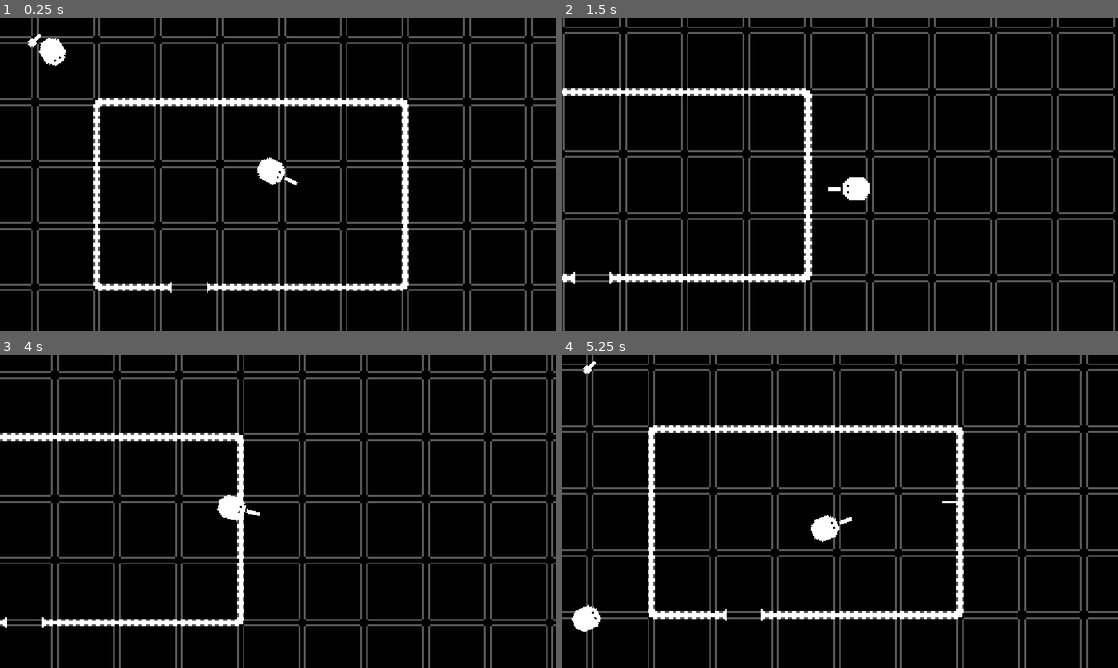
Above: before the commit, frames 1-4 (two rows, left to right).
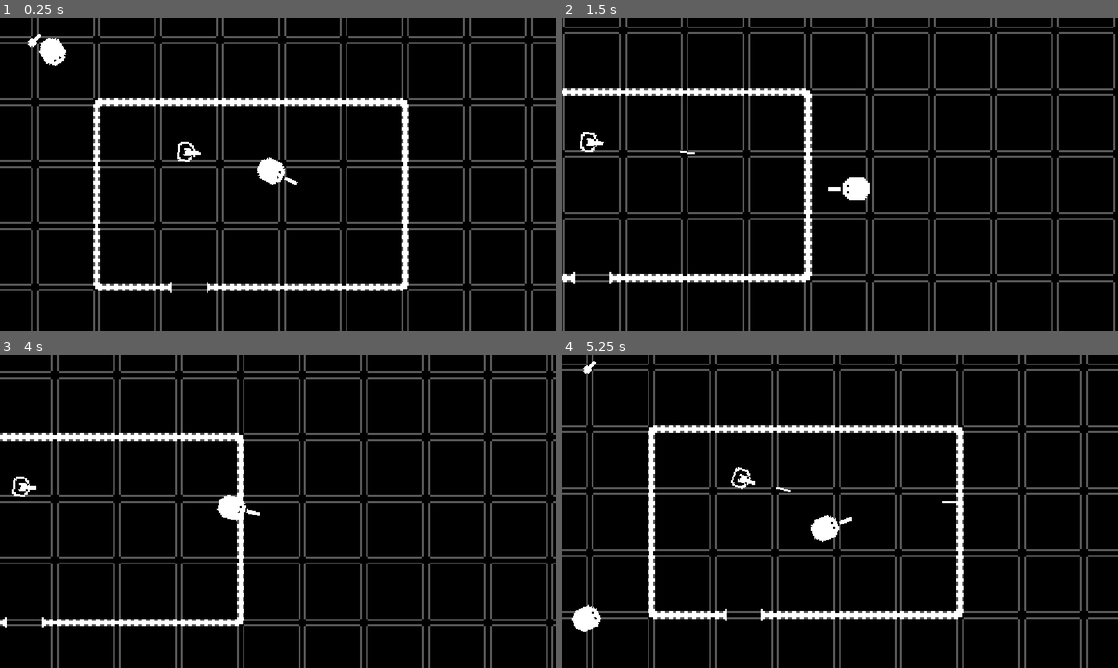
Above: after the commit, the same moments.

Repository: AthertonRoamer/GMTK2026CountDown
Game: Godot game, scene res://framework/main/main.tscn
The game is run twice, just before and just after one commit, with the same random seed, the same clock (stepped at 60 frames per second) and the same inputs.
Inputs (mouse positions are in pixels of both pictures, inside the frame that each line leads up to):
- Up to frame 1 (0.25 s): no input
- Up to frame 2 (1.5 s): move the mouse to (962, 158) at 0.52 s; hold D (walk_right) 0.53-1.28 s; tap Space (dash) at 0.6 s; move the mouse to (728, 190) at 1.27 s; hold S (walk_down) from 1.28 s (still down); tap R (grab) at 1.35 s
- Up to frame 3 (4 s): move the mouse to (333, 442) at 2.02 s; release S (walk_down) at 2.03 s; press the mouse at (333, 442) at 2.03 s; hold D (walk_right) 2.03-2.78 s; move the mouse to (250, 574) at 2.77 s; release the mouse at (250, 574) at 2.78 s; hold W (walk_up) 2.78-3.53 s; right-click (250, 574) at 2.85 s; move the mouse to (444, 558) at 3.52 s; hold A (walk_left) from 3.53 s (still down); tap Space (dash) at 3.6 s
- Up to frame 4 (5.25 s): move the mouse to (673, 464) at 4.27 s; tap R (grab) at 4.35 s; move the mouse to (867, 511) at 5.02 s; release A (walk_left) at 5.03 s; press the mouse at (867, 511) at 5.03 s; hold S (walk_down) from 5.03 s (still down)

The runs differ from the first frame. In frame 1, 0.1% of the frame differs, in the area x 31-37%, y 39-46%; in frame 2, 0.1%; in frame 3, 0.1%; in frame 4, 0.1%, in the area x 30-42%, y 35-44%.

Commit message:
Added some enemy states

Diff:
--- a/enemies/basic_enemy/basic_enemy.tscn
+++ b/enemies/basic_enemy/basic_enemy.tscn
@@ -4,10 +4,20 @@
 [ext_resource type="Script" uid="uid://c44emcy87bdaj" path="res://enemies/basic_enemy/basic_enemy.gd" id="1_yx0l5"]
 [ext_resource type="Script" uid="uid://camaetxvhn1xp" path="res://state_machine/state_machine.gd" id="3_xuk7h"]
 [ext_resource type="Script" uid="uid://d283prp6rq2e5" path="res://enemies/basic_enemy/patrol.gd" id="4_xuk7h"]
+[ext_resource type="Script" uid="uid://bmxbkjwgjd5bf" path="res://enemies/navigation/obstacle_detector/obstacle_detector.gd" id="5_m6spd"]
+[ext_resource type="Script" uid="uid://b41jf4g1ryyc2" path="res://enemies/basic_enemy/basic_fight_state.gd" id="5_u66kj"]
+[ext_resource type="Script" uid="uid://bpxb3pqe38h51" path="res://enemies/basic_enemy/basic_pursue_state.gd" id="6_fwb20"]
+[ext_resource type="Script" uid="uid://dckjuo2vl78xe" path="res://projectile/generic_gun.gd" id="8_hpkks"]
 
 [sub_resource type="CapsuleShape2D" id="CapsuleShape2D_pefxb"]
 radius = 24.0
 height = 58.0
+
+[sub_resource type="CircleShape2D" id="CircleShape2D_m6spd"]
+
+[sub_resource type="AtlasTexture" id="AtlasTexture_pefxb"]
+atlas = ExtResource("1_lbl0g")
+region = Rect2(224, 0, 32, 32)
 
 [node name="BasicEnemy" type="CharacterBody2D" unique_id=447549324]
 script = ExtResource("1_yx0l5")
@@ -32,3 +42,33 @@
 id = "patrol"
 first_active_state = true
 metadata/_custom_type_script = "uid://bvrnag0q3unxj"
+
+[node name="BasicFightState" type="Node" parent="StateMachine" unique_id=1847931963]
+script = ExtResource("5_u66kj")
+id = "fight"
+metadata/_custom_type_script = "uid://bvrnag0q3unxj"
+
+[node name="BasicPursueState" type="Node" parent="StateMachine" unique_id=583640909]
+script = ExtResource("6_fwb20")
+id = "pursue"
+metadata/_custom_type_script = "uid://bvrnag0q3unxj"
+
+[node name="ObstacleDetector" type="Node2D" parent="." unique_id=1882987302]
+script = ExtResource("5_m6spd")
+
+[node name="VisionArea" type="Area2D" parent="." unique_id=526051497]
+
+[node name="CollisionShape2D" type="CollisionShape2D" parent="VisionArea" unique_id=1466684124]
+shape = SubResource("CircleShape2D_m6spd")
+
+[node name="ShootRayCast2D" type="RayCast2D" parent="." unique_id=1388693341]
+
+[node name="CanSeePlayerRayCast2D" type="RayCast2D" parent="." unique_id=68786376]
+
+[node name="GenericGun" type="Node2D" parent="." unique_id=1967613015]
+position = Vector2(19, 0)
+script = ExtResource("8_hpkks")
+bullet_texture = SubResource("AtlasTexture_pefxb")
+speed = 300.0
+cool_down_time = 1.0
+metadata/_custom_type_script = "uid://dckjuo2vl78xe"
--- /dev/null
+++ b/enemies/basic_enemy/basic_fight_state.gd
@@ -0,0 +1,7 @@
+class_name BasicFightState
+extends State
+
+func process_state(delta : float) -> void:
+	get_patron().rotate_toward_player(delta)
+	if get_patron().can_hit_player():
+			get_patron().fire()
--- /dev/null
+++ b/enemies/basic_enemy/basic_pursue_state.gd
@@ -0,0 +1,15 @@
+class_name BasicPursueState
+extends State
+
+@export var face_walk_direction : bool = true
+
+func process_state(delta : float) -> void:
+	var walk_direction : Vector2
+	var desired_direction = get_patron().global_position.direction_to(get_patron().last_known_player_position)
+	if face_walk_direction:
+		walk_direction = Vector2.RIGHT.rotated(get_patron().rotation)
+	else:
+		walk_direction = desired_direction
+	get_patron().velocity = get_patron().walk_speed * walk_direction
+	get_patron().move_and_slide()
+	(get_patron() as Enemy).rotate_toward_direction(desired_direction, delta)
--- a/enemies/enemy.gd
+++ b/enemies/enemy.gd
@@ -6,7 +6,9 @@
 @export var walk_speed : float = 250
 @export var rotation_speed : float = 400
 @export var route : Node2D
+@export var sight_range : float = 400
 var current_direction : Vector2 = Vector2.RIGHT
+var last_known_player_position : Vector2
 
 var starting_health : float = 100
 var health = starting_health:
@@ -19,6 +21,8 @@
 
 
 func _ready() -> void:
+	$VisionArea/CollisionShape2D.shape.radius = sight_range
+	$ShootRayCast2D.target_position = Vector2.RIGHT * sight_range
 	add_to_group("damageable")
 
 
@@ -33,6 +37,55 @@
 
 func _physics_process(_delta) -> void:
 	global_rotation = current_direction.angle()
+	set_state()
+
+
+func set_state() -> void:
+	if can_see_player():
+		last_known_player_position = get_player().global_position
+		($StateMachine as StateMachine).set_state("fight")
+	elif ($StateMachine as StateMachine).active_state.id == "fight":
+		$StateMachine.set_state("pursue")
+	elif $StateMachine.active_state.id == "pursue":
+		if global_position.distance_to(last_known_player_position) < 20:
+			$StateMachine.set_state("patrol")
+
+func fire():
+	$GenericGun.projectile_direction = Vector2.RIGHT.rotated(rotation)
+	$GenericGun.fire()
+
+
+func can_hit_player() -> bool:
+	if not can_see_player():
+		return false
+	var player : Player = get_player()
+	if $ShootRayCast2D.get_collider() != player:
+		return false
+	return abs(global_position.direction_to(player.global_position).angle_to(Vector2.RIGHT.rotated(rotation))) < PI/32
+
+
+func get_player() -> Node2D:
+	for body in $VisionArea.get_overlapping_bodies():
+		if body is Player:
+			return body
+	return null
+
+
+func rotate_toward_player(delta : float) -> void:
+	if not can_see_player():
+		return
+	var player : Player = get_player()
+	rotate_toward_direction(global_position.direction_to(player.global_position), delta)
+	global_rotation = current_direction.angle()
+
+
+func can_see_player() -> bool:
+	var player = get_player()
+	if player == null:
+		return false
+	$CanSeePlayerRayCast2D.target_position = to_local(player.global_position)
+	$CanSeePlayerRayCast2D.force_raycast_update()
+	return $CanSeePlayerRayCast2D.get_collider() == player
 
 
 func take_damage(dmg, _dmg_type : String = "default") -> void:
--- /dev/null
+++ b/enemies/navigation/obstacle_detector/obstacle_detector.gd
@@ -0,0 +1,35 @@
+class_name ObstacleDetector
+extends Node2D
+
+@export var ray_count : int = 16
+@export var ray_length : float = 50
+
+var rays : Array[RayCast2D]
+
+func _ready() -> void:
+	var angle : float = 2 * PI / ray_count
+	for i in range(ray_count):
+		add_ray(angle * i)
+
+
+func _process(_delta: float) -> void:
+	global_rotation = 0
+
+
+func add_ray(angle : float = 0) -> void:
+	var dir : Vector2 = Vector2.RIGHT.rotated(angle)
+	var point : Vector2 = dir * ray_length
+	var ray : RayCast2D = RayCast2D.new()
+	#ray.set_collision_mask_value(1, false)
+	ray.set_collision_mask_value(2, true)
+	ray.target_position = point
+	add_child(ray)
+	rays.append(ray)
+
+
+func get_colliding_rays() -> Array[RayCast2D]:
+	return rays.filter(is_ray_colliding)
+
+
+func is_ray_colliding(ray : RayCast2D) -> bool:
+	return ray.is_colliding()
--- /dev/null
+++ b/enemies/navigation/weight_system/weight.gd
@@ -0,0 +1,24 @@
+class_name Weight
+extends RefCounted
+
+var value : float = 0
+var normal : Vector2
+var blocked : bool = false
+var blocked_threshhold_angle : float = 40
+
+
+func reset() -> void:
+	value = 0
+	blocked = false
+
+
+func register_normal(other_normal : Vector2, weight : float = 1) -> void:
+	var new_value : float = (other_normal.dot(normal)) * weight
+	if new_value > 0 or true:
+		value += new_value
+
+
+func register_blocked_normal(blocked_normal : Vector2, angle : float = -1) -> void:
+	if angle < 0:
+		angle = blocked_threshhold_angle
+	blocked = abs(normal.angle_to(blocked_normal)) < deg_to_rad(angle) or blocked
--- /dev/null
+++ b/enemies/navigation/weight_system/weight_debugger/weight_debugger.gd
@@ -0,0 +1,28 @@
+class_name WeightDegugger
+extends Node2D
+
+@export var circle_color : Color = Color.BLUE
+@export var highest_color : Color = Color.LIGHT_GREEN
+var weight_system : WeightSystem = WeightSystem.new()
+@export var scale_factor : float = 200
+
+func _ready() -> void:
+	weight_system = get_parent().weight_system
+
+
+func _process(_delta: float) -> void:
+	queue_redraw()
+	global_rotation = 0
+
+
+func _draw() -> void:
+	var highest_weight : Weight = weight_system.get_heaviest_weight()
+	for weight in weight_system.weights:
+			#draw_line(Vector2.ZERO, weight.normal * scale_factor, circle_color, 1.0)
+			var color : Color = Color.GREEN if weight.value > 0 else Color.RED
+			if weight.blocked:
+				draw_line(Vector2.ZERO, weight.normal * 0.5 * scale_factor, Color.ORANGE, 1.0)
+			else:
+				if weight == highest_weight:
+					color = highest_color
+				draw_line(Vector2.ZERO, weight.normal * abs(weight.value) * scale_factor, color, 1.0)
--- /dev/null
+++ b/enemies/navigation/weight_system/weight_debugger/weight_debugger.tscn
@@ -0,0 +1,8 @@
+[gd_scene format=3 uid="uid://bw1jqqaydcxqo"]
+
+[ext_resource type="Script" uid="uid://nygbh7vbp66f" path="res://enemies/navigation/weight_system/weight_debugger/weight_debugger.gd" id="1_n5qic"]
+
+[node name="WeightDebugger" type="Node2D" unique_id=962668870]
+script = ExtResource("1_n5qic")
+highest_color = Color(0, 0, 0.686275, 1)
+scale_factor = 50.0
--- /dev/null
+++ b/enemies/navigation/weight_system/weight_system.gd
@@ -0,0 +1,61 @@
+class_name WeightSystem
+extends RefCounted
+
+var weight_count : int = 16
+var weights : Array[Weight]
+
+func _init() -> void:
+	create_weights()
+
+
+func create_weights() -> void:
+	var angle : float = 2 * PI / weight_count
+	for i in range(weight_count):
+		add_weight(Vector2.RIGHT.rotated(angle * i))
+
+
+func add_weight(v : Vector2) -> void:
+	var weight : Weight = Weight.new()
+	weight.normal = v
+	weights.append(weight)
+
+
+func register_normal(normal : Vector2, weight : float = 1) -> void:
+	for w in weights:
+		w.register_normal(normal, weight)
+
+
+func register_blocked_normal(normal : Vector2, angle : float = -1) -> void:
+	for w in weights:
+		w.register_blocked_normal(normal, angle)
+
+
+func reset_weights() -> void:
+	for w in weights:
+		w.reset()
+
+
+func get_heaviest_weight(tiebreaker : Vector2 = Vector2.ZERO) -> Weight:
+	tiebreaker = tiebreaker.normalized()
+	var heaviest : Weight = weights[0]
+	for w in weights:
+		if w.blocked:
+			if heaviest.blocked and tiebreaker != Vector2.ZERO:
+				if abs(w.normal.angle_to(tiebreaker)) < abs(heaviest.normal.angle_to(tiebreaker)):
+					heaviest = w
+			else:
+				continue
+		else:
+			if heaviest.blocked:
+				heaviest = w
+				continue
+		if tiebreaker == Vector2.ZERO:
+			if w.value > heaviest.value:
+				heaviest = w
+		else:
+			if w.value > heaviest.value:
+				heaviest = w
+			elif is_equal_approx(w.value, heaviest.value):
+				if abs(w.normal.angle_to(tiebreaker)) < abs(heaviest.normal.angle_to(tiebreaker)):
+					heaviest = w
+	return heaviest
--- a/enemies/turrets/turret.gd
+++ b/enemies/turrets/turret.gd
@@ -17,26 +17,35 @@
 
 func _ready() -> void:
 	$VisionArea/CollisionShape2D.shape.radius = sight_range
-	$RayCast2D.target_position = Vector2.RIGHT * sight_range
+	$ShootRayCast2D.target_position = Vector2.RIGHT * sight_range
 	add_to_group("damageable")
 
 
-func _process(_delta: float) -> void:
-	if can_see_player():
-		rotate_toward_player()
-		if can_hit_player():
+func _process(delta: float) -> void:
+	rotate_toward_player(delta)
+	if can_hit_player():
 			fire()
 
 
 func fire():
+	$GenericGun.projectile_direction = Vector2.RIGHT.rotated(rotation)
 	$GenericGun.fire()
 
 
 func can_hit_player() -> bool:
-	return false
+	if not can_see_player():
+		return false
+	var player : Player = get_player()
+	if $ShootRayCast2D.get_collider() != player:
+		return false
+	return abs(global_position.direction_to(player.global_position).angle_to(Vector2.RIGHT.rotated(rotation))) < PI/32
 
 
-func rotate_toward_player() -> void:
+func rotate_toward_player(delta : float) -> void:
+	if not can_see_player():
+		return
+	var player : Player = get_player()
+	rotate_toward_direction(global_position.direction_to(player.global_position), delta)
 	global_rotation = current_direction.angle()
 
 
@@ -50,11 +59,19 @@
 
 
 func get_player() -> Node2D:
+	for body in $VisionArea.get_overlapping_bodies():
+		if body is Player:
+			return body
 	return null
 
 
 func can_see_player() -> bool:
-	return false
+	var player = get_player()
+	if player == null:
+		return false
+	$CanSeePlayerRayCast2D.target_position = to_local(player.global_position)
+	$CanSeePlayerRayCast2D.force_raycast_update()
+	return $CanSeePlayerRayCast2D.get_collider() == player
 
 
 func take_damage(dmg, _dmg_type : String = "default") -> void:
--- a/enemies/turrets/turret.tscn
+++ b/enemies/turrets/turret.tscn
@@ -30,10 +30,11 @@
 shape = SubResource("CircleShape2D_pefxb")
 
 [node name="GenericGun" type="Node2D" parent="." unique_id=1779313236 node_paths=PackedStringArray("fire_position_node", "wielder")]
-position = Vector2(0, -24)
+position = Vector2(24, 0)
 script = ExtResource("2_1703m")
 bullet_texture = SubResource("AtlasTexture_pefxb")
-cool_down_time = 0.5
+speed = 300.0
+cool_down_time = 1.0
 projectile_scene = ExtResource("4_65acn")
 fire_position_node = NodePath(".")
 wielder = NodePath("..")
@@ -44,4 +45,6 @@
 [node name="CollisionShape2D" type="CollisionShape2D" parent="VisionArea" unique_id=1942917218]
 shape = SubResource("CircleShape2D_vpg11")
 
-[node name="RayCast2D" type="RayCast2D" parent="." unique_id=1625760768]
+[node name="ShootRayCast2D" type="RayCast2D" parent="." unique_id=1625760768]
+
+[node name="CanSeePlayerRayCast2D" type="RayCast2D" parent="." unique_id=900650754]
--- a/projectile/projectile_handler.gd
+++ b/projectile/projectile_handler.gd
@@ -1,13 +1,21 @@
 class_name ProjectileHandler
 extends Node2D
 
-@export var projectile_scene : PackedScene #should extend Projectile
-@export var fire_position_node : Node2D
-@export var wielder : Node2D
+@export var projectile_scene : PackedScene = null #should extend Projectile
+@export var fire_position_node : Node2D = null
+@export var wielder : Node2D = null
 
 var projectile_direction : Vector2 = Vector2.RIGHT
 
 var firing_constantly : bool = false
+
+func _ready() -> void:
+	if projectile_scene == null:
+		projectile_scene = preload("res://projectile/generic_bullet.tscn")
+	if fire_position_node == null:
+		fire_position_node = self
+	if wielder == null:
+		wielder = get_parent()
 
 func set_up_projectile() -> Projectile:
 	var new_projectile : Projectile = projectile_scene.instantiate()
--- a/test_levels/1_test_level.tscn
+++ b/test_levels/1_test_level.tscn
@@ -8,6 +8,7 @@
 [ext_resource type="PackedScene" uid="uid://cgjut4trychs7" path="res://items/pickable_item/generic_pickable_gun.tscn" id="6_vijba"]
 [ext_resource type="Resource" uid="uid://v2ap4bqx6uwm" path="res://items/guns/bigger_gun.tres" id="7_bbwh1"]
 [ext_resource type="PackedScene" uid="uid://c375j8mj8fkfs" path="res://enemies/basic_enemy/basic_enemy.tscn" id="8_bbwh1"]
+[ext_resource type="PackedScene" uid="uid://dhnmb7di30wk8" path="res://enemies/turrets/turret.tscn" id="9_4a7mn"]
 
 [node name="1TestLevel" type="Node2D" unique_id=1984232441]
 script = ExtResource("1_kkaju")
@@ -48,3 +49,6 @@
 
 [node name="2" type="Node2D" parent="Routes/Route1" unique_id=1931978705]
 position = Vector2(-68, 610)
+
+[node name="BasicTurret" parent="." unique_id=1864483126 instance=ExtResource("9_4a7mn")]
+position = Vector2(320, 232)
Not shown, added: enemies/basic_enemy/basic_fight_state.gd.uid
Not shown, added: enemies/basic_enemy/basic_pursue_state.gd.uid
Not shown, added: enemies/navigation/obstacle_detector/obstacle_detector.gd.uid
Not shown, added: enemies/navigation/weight_system/weight.gd.uid
Not shown, added: enemies/navigation/weight_system/weight_debugger/weight_debugger.gd.uid
Not shown, added: enemies/navigation/weight_system/weight_system.gd.uid
